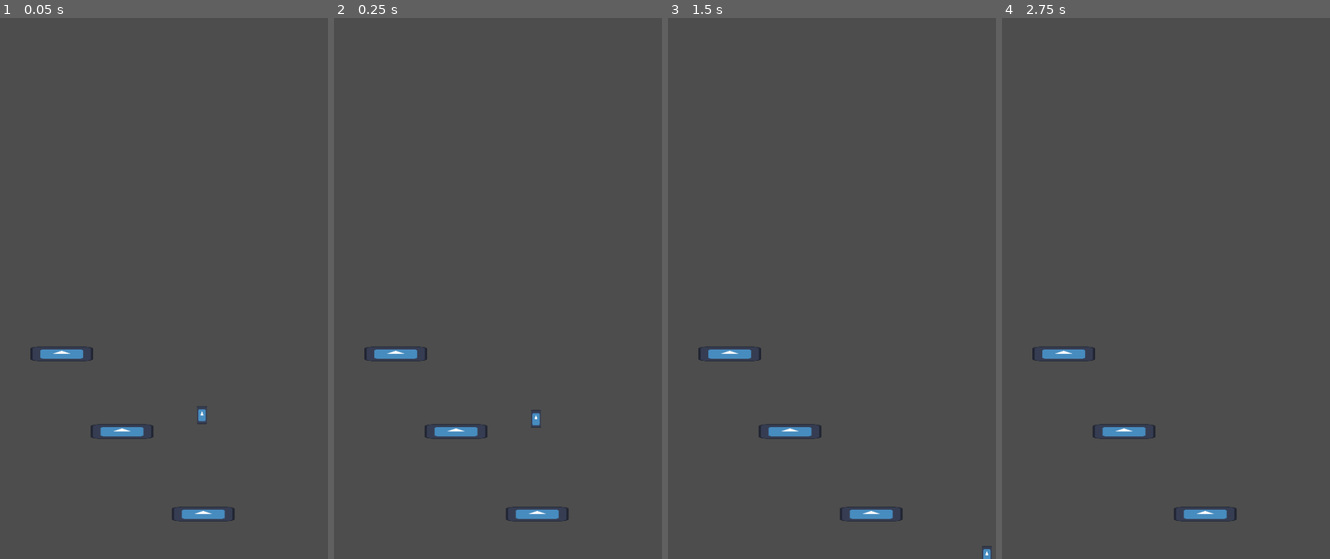
Above: before the commit, frames 1-4 (left to right).
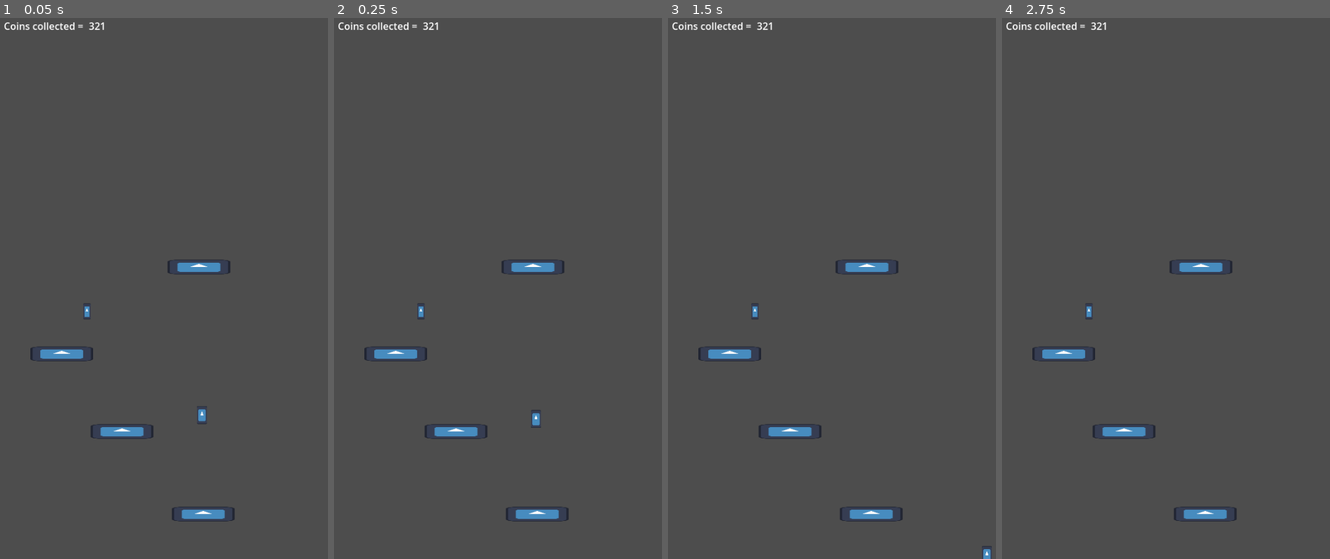
Above: after the commit, the same moments.

Repository: Tkach-Illia/Jumper
Game: Godot game, scene res://scenes/main.tscn
Same seed, same stepped clock (60 frames per second), same inputs: the game is played once before the commit and once after it. The engine's default icon, where the game draws it, is replaced by a stand-in: a white triangle on a blue panel in a dark square.
Inputs:
- Up to frame 1 (0.05 s): no input
- Up to frame 2 (0.25 s): no input
- Up to frame 3 (1.5 s): hold Right (ui_right) from 0.53 s (still down)
- Up to frame 4 (2.75 s): tap Enter at 2 s; release Right (ui_right) at 2.03 s; hold Left (ui_left) from 2.03 s (still down)

The runs differ from the first frame. In frame 1, 0.5% of the frame differs, in the area x 1-71%, y 0-56%; in frame 2, 0.5%; in frame 3, 0.5%; in frame 4, 0.5%.

Commit message:
Added coins

Diff:
--- a/project.godot
+++ b/project.godot
@@ -15,10 +15,18 @@
 config/features=PackedStringArray("4.6", "Mobile")
 config/icon="res://icon.svg"
 
+[autoload]
+
+EventBus="*uid://dse3jieh3nbqe"
+
 [display]
 
 window/size/viewport_width=720
 window/size/viewport_height=916
+
+[global_group]
+
+Player=""
 
 [physics]
 
--- /dev/null
+++ b/scenes/coin.tscn
@@ -0,0 +1,22 @@
+[gd_scene format=3 uid="uid://yxjntc704nil"]
+
+[ext_resource type="Script" uid="uid://b7fvmkr2pr1f6" path="res://scripts/coin.gd" id="1_rwqht"]
+[ext_resource type="Texture2D" uid="uid://d2jrpu2nmkqp8" path="res://icon.svg" id="2_i64fm"]
+
+[sub_resource type="CapsuleShape2D" id="CapsuleShape2D_i64fm"]
+radius = 12.0
+height = 36.0
+
+[node name="Coin" type="Node2D" unique_id=427324244]
+script = ExtResource("1_rwqht")
+
+[node name="Area2D" type="Area2D" parent="." unique_id=15617158]
+
+[node name="CollisionShape2D" type="CollisionShape2D" parent="Area2D" unique_id=991232205]
+shape = SubResource("CapsuleShape2D_i64fm")
+
+[node name="Icon" type="Sprite2D" parent="." unique_id=375614671]
+scale = Vector2(0.1, 0.2)
+texture = ExtResource("2_i64fm")
+
+[connection signal="body_entered" from="Area2D" to="." method="_on_area_2d_body_entered"]
--- a/scenes/main.tscn
+++ b/scenes/main.tscn
@@ -1,10 +1,14 @@
 [gd_scene format=3 uid="uid://dwjeb21j6w0iw"]
 
+[ext_resource type="Script" uid="uid://t1ami8v6frnx" path="res://scripts/main.gd" id="1_jyhfs"]
 [ext_resource type="PackedScene" uid="uid://duwe6fa61clrj" path="res://scenes/player.tscn" id="1_o5qli"]
 [ext_resource type="PackedScene" uid="uid://die1qs0mqlq3l" path="res://scenes/platform.tscn" id="2_0wfyh"]
 [ext_resource type="Script" uid="uid://dqbxqvbrjfycu" path="res://scripts/camera_2d.gd" id="3_sugp2"]
+[ext_resource type="PackedScene" uid="uid://yxjntc704nil" path="res://scenes/coin.tscn" id="5_tbgi4"]
 
-[node name="Main" type="Node2D" unique_id=766341076]
+[node name="Main" type="Node2D" unique_id=766341076 node_paths=PackedStringArray("coin_label")]
+script = ExtResource("1_jyhfs")
+coin_label = NodePath("Camera2D/Control/HBoxContainer/CoinsNumber")
 
 [node name="Player" parent="." unique_id=679550238 instance=ExtResource("1_o5qli")]
 position = Vector2(-3, 224)
@@ -15,11 +19,37 @@
 [node name="Camera2D" type="Camera2D" parent="." unique_id=998302395 node_paths=PackedStringArray("player")]
 script = ExtResource("3_sugp2")
 player = NodePath("../Player")
-dead_zone_radius = 200.0
 vert_offset = 100.0
+
+[node name="Control" type="Control" parent="Camera2D" unique_id=185277683]
+layout_mode = 3
+anchors_preset = 0
+offset_left = -325.0
+offset_top = -427.0
+offset_right = -285.0
+offset_bottom = -387.0
+
+[node name="HBoxContainer" type="HBoxContainer" parent="Camera2D/Control" unique_id=1470144967]
+layout_mode = 0
+offset_right = 40.0
+offset_bottom = 40.0
+
+[node name="Label" type="Label" parent="Camera2D/Control/HBoxContainer" unique_id=1055926415]
+layout_mode = 2
+text = "Coins collected = "
+
+[node name="CoinsNumber" type="Label" parent="Camera2D/Control/HBoxContainer" unique_id=1521789115]
+layout_mode = 2
+text = "321"
 
 [node name="Platform2" parent="." unique_id=982052082 instance=ExtResource("2_0wfyh")]
 position = Vector2(-133, 251)
 
 [node name="Platform3" parent="." unique_id=1266106106 instance=ExtResource("2_0wfyh")]
 position = Vector2(-231, 125)
+
+[node name="Platform4" parent="." unique_id=851990071 instance=ExtResource("2_0wfyh")]
+position = Vector2(-8, -16)
+
+[node name="Coin" parent="." unique_id=427324244 instance=ExtResource("5_tbgi4")]
+position = Vector2(-190, 56)
--- a/scenes/moving_hor_platform.tscn
+++ b/scenes/moving_hor_platform.tscn
@@ -20,3 +20,4 @@
 [node name="CollisionShape2D" type="CollisionShape2D" parent="." unique_id=883706862]
 scale = Vector2(5, 1)
 shape = SubResource("RectangleShape2D_nlgqw")
+one_way_collision = true
--- a/scenes/platform.tscn
+++ b/scenes/platform.tscn
@@ -13,3 +13,4 @@
 [node name="CollisionShape2D" type="CollisionShape2D" parent="." unique_id=883706862]
 scale = Vector2(5, 1)
 shape = SubResource("RectangleShape2D_nlgqw")
+one_way_collision = true
--- a/scenes/player.tscn
+++ b/scenes/player.tscn
@@ -5,7 +5,7 @@
 
 [sub_resource type="CapsuleShape2D" id="CapsuleShape2D_onrkg"]
 
-[node name="Player" type="CharacterBody2D" unique_id=679550238]
+[node name="Player" type="CharacterBody2D" unique_id=679550238 groups=["Player"]]
 script = ExtResource("1_g2els")
 
 [node name="Icon" type="Sprite2D" parent="." unique_id=171642449]
--- /dev/null
+++ b/scripts/coin.gd
@@ -0,0 +1,10 @@
+extends Node2D
+
+func _on_area_2d_body_entered(body: Node2D) -> void:
+	if body.is_in_group("Player"):
+		EventBus.coin_collected.emit(1)
+		hide_from_player()
+
+func hide_from_player():
+	$Area2D.set_deferred("monitoring", false)
+	visible = false
--- /dev/null
+++ b/scripts/event_bus.gd
@@ -0,0 +1,3 @@
+extends Node
+
+signal coin_collected(number: int)
--- /dev/null
+++ b/scripts/main.gd
@@ -0,0 +1,11 @@
+extends Node2D
+
+@export var coin_label: Label
+var coins_collected: int = 0
+
+func _ready() -> void:
+	EventBus.coin_collected.connect(_handle_coin_collection)
+
+func _handle_coin_collection(number: int):
+	coins_collected+= number
+	coin_label.set_text(str(coins_collected))
Not shown, added: scripts/coin.gd.uid
Not shown, added: scripts/event_bus.gd.uid
Not shown, added: scripts/main.gd.uid
